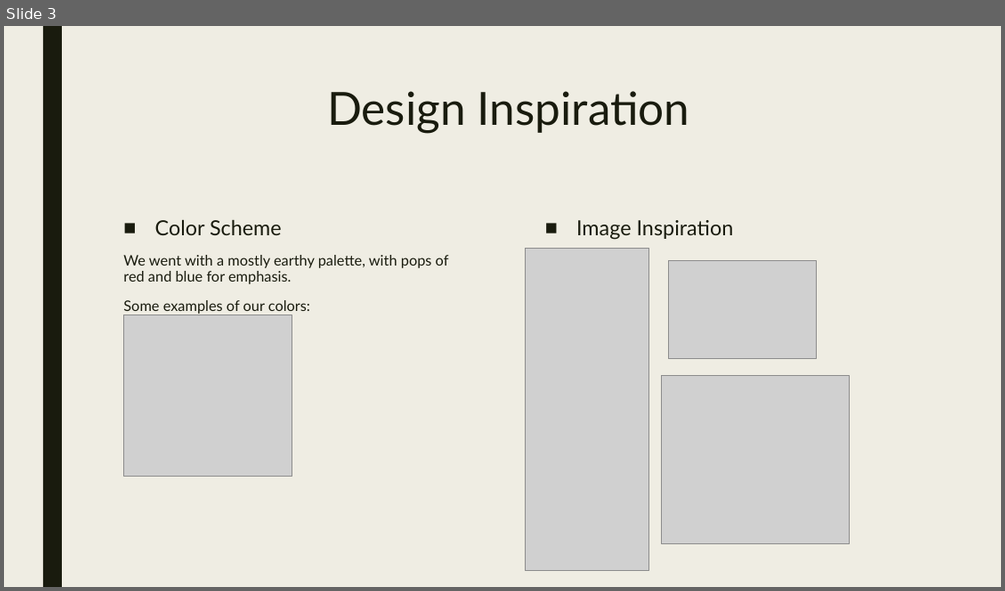
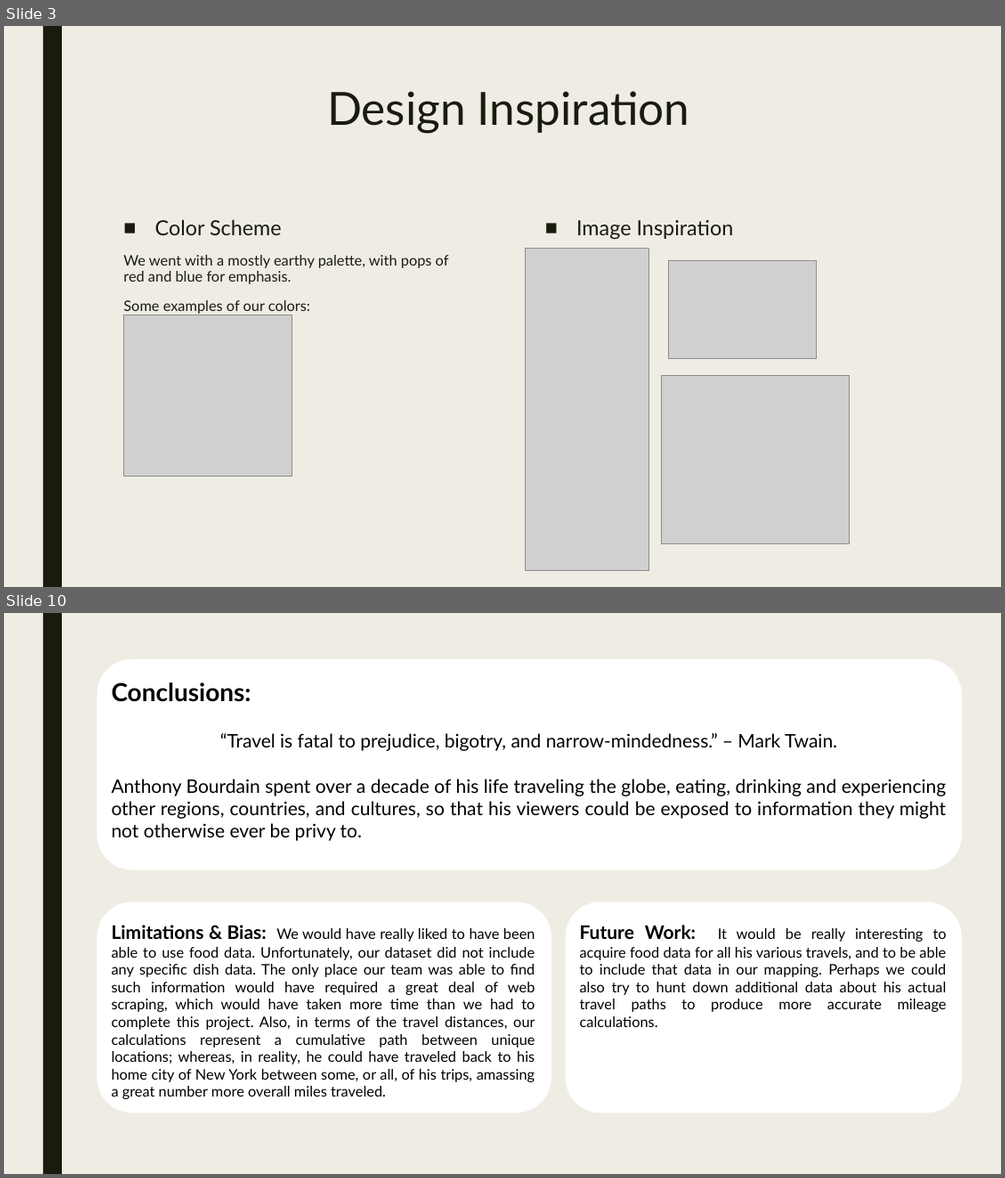
Before and after one commit to LosDelaro/Project-3, a slide deck: Anthony Bourdain’s Travels.pptx. Shown one above the other, each under a label of ours: slide 3 before the commit, slides 3 and 10 after it; the slides between them are not shown. The pictures are 1005x591 and 1005x1178 pixels, drawn with LibreOffice and Linux fonts; fonts in the diff are those of the drawing; grey boxes stand for pictures. Boxes give left, top, right and bottom in pixels: in the first picture for what was removed or moved away, otherwise in the second. Text is boxed around its words. In the diff, an @@ line names an element or a change of style, - is before the commit and + after.

```diff
--- a/Anthony Bourdain’s Travels.pptx
+++ b/Anthony Bourdain’s Travels.pptx
@@ slide 10 added at <box>4,613,1001,1174</box>, background #EFEDE3; not listed: 1 template element that a slide beside it also shows @@
@@ rounded rectangle added at <box>97,659,961,870</box>, fill #FFFFFF @@
@@ text added at <box>112,682,946,841</box>, 18 pt, text #000000 @@
+Conclusions:
+“Travel is fatal to prejudice, bigotry, and narrow-mindedness.” – Mark Twain.
+Anthony Bourdain spent over a decade of his life traveling the globe, eating, drinking and experiencing other regions, countries, and cultures, so that his viewers could be exposed to information they might not otherwise ever be privy to.
@@ rounded rectangle added at <box>97,901,551,1112</box>, fill #FFFFFF @@
@@ rounded rectangle added at <box>566,901,962,1112</box>, fill #FFFFFF @@
@@ text added at <box>112,925,535,1099</box>, 14 pt, text #000000 @@
+Limitations & Bias: We would have really liked to have been able to use food data. Unfortunately, our dataset did not include any specific dish data. The only place our team was able to find such information would have required a great deal of web scraping, which would have taken more time than we had to complete this project. Also, in terms of the travel distances, our calculations represent a cumulative path between unique locations; whereas, in reality, he could have traveled back to his home city of New York between some, or all, of his trips, amassing a great number more overall miles traveled.
@@ text added at <box>580,925,947,1027</box>, 14 pt, text #000000 @@
+Future Work: It would be really interesting to acquire food data for all his various travels, and to be able to include that data in our mapping. Perhaps we could also try to hunt down additional data about his actual travel paths to produce more accurate mileage calculations.
```
Also in this commit, not shown: 4 slides changed, 5 other slides added, 1 slide removed, 2 other files.
